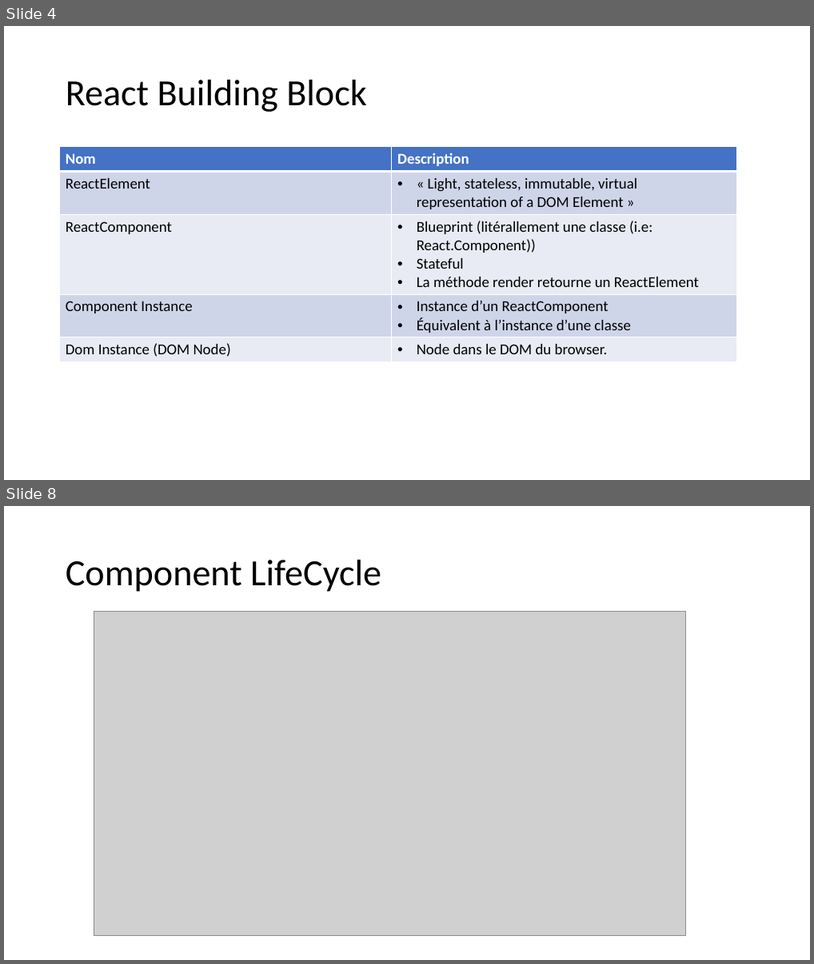
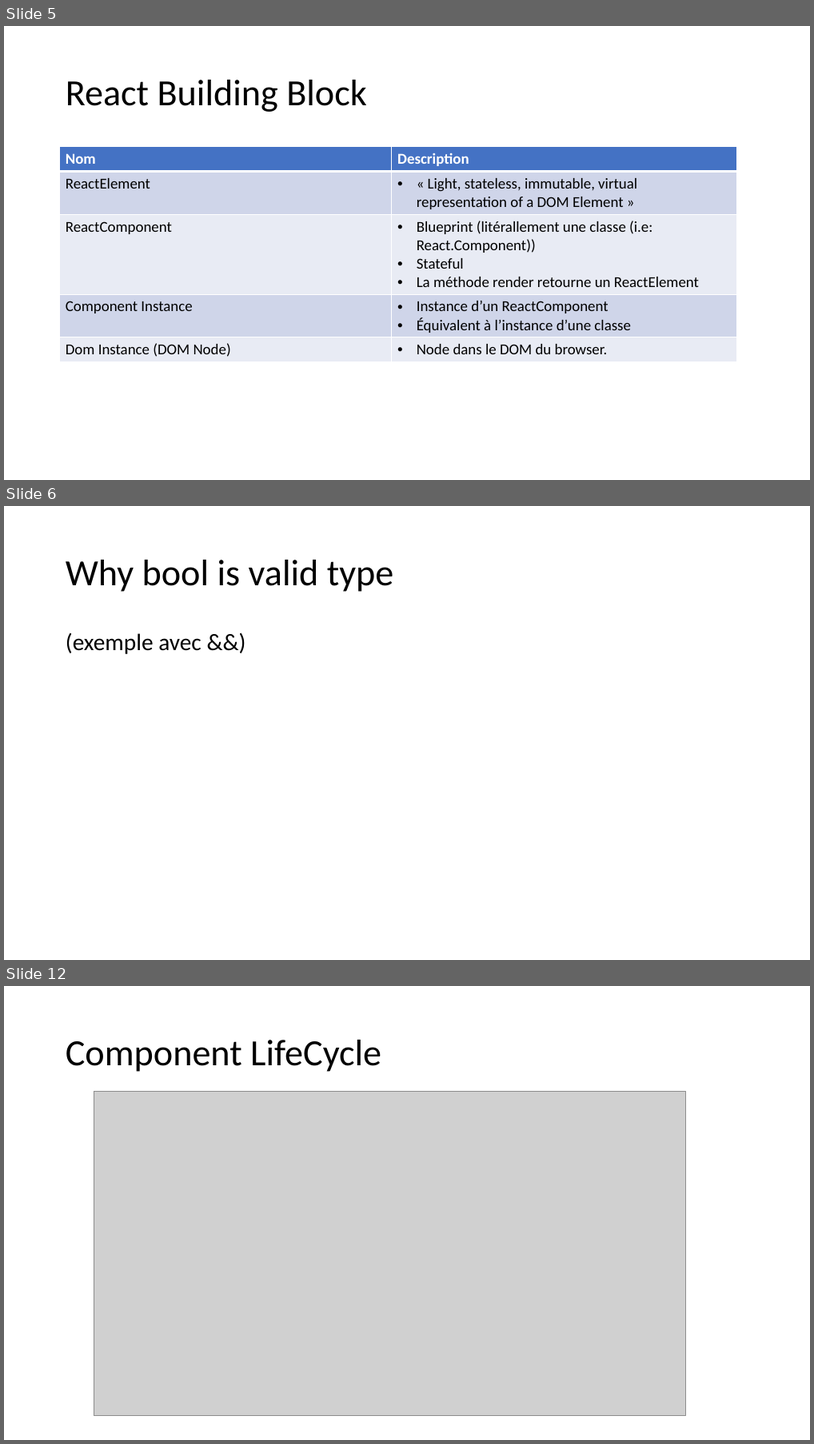
Before and after one commit to samuelgaudreau/formation-front-end-3, a slide deck: part-2/React-Perfo.pptx. Shown one above the other, each under a label of ours: slides 4 and 8 before the commit, slides 5, 6 and 12 after it; the slides between them are not shown. The pictures are 814x964 and 814x1444 pixels, drawn with LibreOffice and Linux fonts; fonts in the diff are those of the drawing; grey boxes stand for pictures. Boxes give left, top, right and bottom in pixels: in the first picture for what was removed or moved away, otherwise in the second. Text is boxed around its words. In the diff, an @@ line names an element or a change of style, - is before the commit and + after.

```diff
--- a/part-2/React-Perfo.pptx
+++ b/part-2/React-Perfo.pptx
@@ slide 6 added at (4,506,810,960), background #FFFFFF @@
@@ title added at (66,560,394,592), 44 pt, text #000000 @@
+Why bool is valid type
@@ text added at (66,632,202,654), 28 pt, text #000000 @@
+(exemple avec &&)
@@ what was slide 4 is now slide 5 @@
@@ what was slide 8 is now slide 12 @@
```
Also in this commit, not shown: 4 slides changed, 5 other slides added, 2 slides removed.
